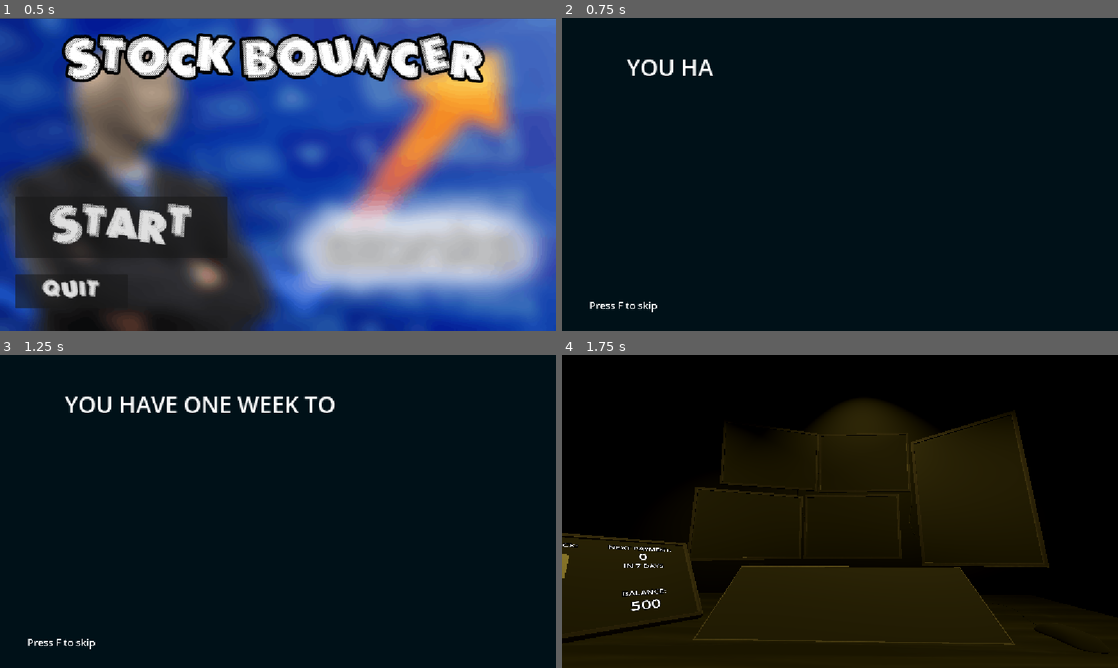
Above: before the commit, frames 1-4 (two rows, left to right).
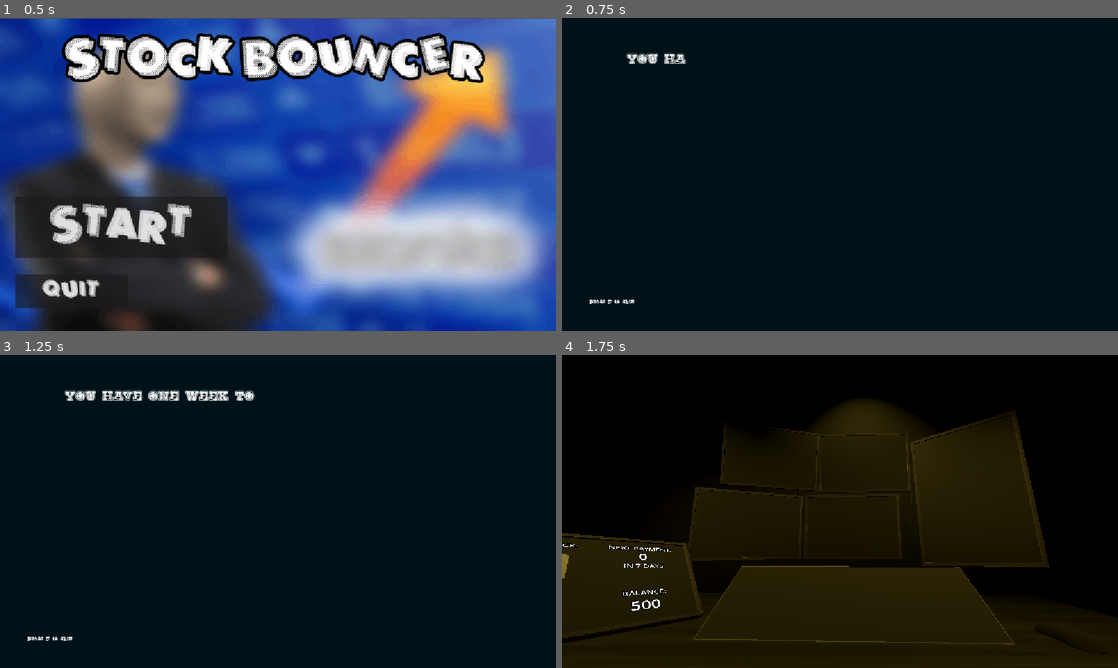
Above: after the commit, the same moments.

Repository: Lilly12568/Stockbouncer
Game: Godot game, scene res://mainmenu.tscn
The game is run twice, just before and just after one commit, with the same random seed, the same clock (stepped at 60 frames per second) and the same inputs. Sound files missing from this copy of the repository are replaced by a short silence.
Inputs (mouse positions are in pixels of both pictures, inside the frame that each line leads up to):
- Up to frame 1 (0.5 s): no input
- Up to frame 2 (0.75 s): click "START" at 0.5 s
- Up to frame 3 (1.25 s): no input
- Up to frame 4 (1.75 s): tap F at 1.25 s; move the mouse to (962, 495) at 1.27 s; hold F from 1.28 s (still down); click (962, 495) at 1.42 s

Frame 1 is identical in both runs. In frame 2, 0.8% of the frame differs, in the area x 4-28%, y 11-94%; in frame 3, 2.1%, in the area x 4-61%, y 11-94%; in frame 4, nothing differs.

Commit message:
add some fonts

Diff:
--- a/fail.tscn
+++ b/fail.tscn
@@ -2,11 +2,14 @@
 
 [ext_resource type="Script" uid="uid://c8jbdu331h73k" path="res://fail.gd" id="1_cxby8"]
 [ext_resource type="AudioStream" uid="uid://bagqk1iukflj7" path="res://Our.mp3" id="2_vc31e"]
+[ext_resource type="FontFile" uid="uid://6at3ks7im8dv" path="res://Scripts/ZeroCollege.ttf" id="3_vc31e"]
 
 [sub_resource type="LabelSettings" id="LabelSettings_0lw3l"]
+font = ExtResource("3_vc31e")
 font_size = 47
 
 [sub_resource type="LabelSettings" id="LabelSettings_lfxu0"]
+font = ExtResource("3_vc31e")
 font_size = 128
 
 [node name="Fail" type="Control" unique_id=1552101873]
@@ -59,6 +62,7 @@
 offset_top = 435.0
 offset_right = 648.0
 offset_bottom = 502.0
+theme_override_fonts/font = ExtResource("3_vc31e")
 theme_override_font_sizes/font_size = 43
 text = "QUIT"
 
--- a/introsequence.tscn
+++ b/introsequence.tscn
@@ -1,9 +1,11 @@
 [gd_scene format=3 uid="uid://ccvb20p1lyceh"]
 
 [ext_resource type="Script" uid="uid://dfyqdontb8flg" path="res://introsequence.gd" id="1_h3qyj"]
+[ext_resource type="FontFile" uid="uid://6at3ks7im8dv" path="res://Scripts/ZeroCollege.ttf" id="2_hicge"]
 [ext_resource type="AudioStream" uid="uid://bagqk1iukflj7" path="res://Our.mp3" id="2_y0p50"]
 
 [sub_resource type="LabelSettings" id="LabelSettings_lfxu0"]
+font = ExtResource("2_hicge")
 font_size = 47
 
 [node name="Introsequence" type="Control" unique_id=678262062]
--- a/quota_scene.gd
+++ b/quota_scene.gd
@@ -13,11 +13,11 @@
 
 
 var dialogue = [
-	"Guess who's back, kid.",
-	"I hope you scrounged up enough to pay me.",
-	"It's %a today, kid. Cough it up.",
-	"Smart kid. Don't get lazy, though.",
-	"I'll be back again soon."
+	"GUESS WHO'S BACK, KID.",
+	"I HOPE YOU SCROUNGED UP ENOUGH TO PAY ME.",
+	"IT'S %a TODAY, KID. COUGH IT UP.",
+	"SMART KID. DON'T GET LAZY, THOUGH.",
+	"I'LL BE BACK AGAIN SOON."
 ]
 
 
--- a/quota_scene.tscn
+++ b/quota_scene.tscn
@@ -2,8 +2,10 @@
 
 [ext_resource type="AudioStream" uid="uid://bagqk1iukflj7" path="res://Our.mp3" id="1_qlpp7"]
 [ext_resource type="Script" uid="uid://ckt6rrx5p28c1" path="res://quota_scene.gd" id="1_uxeub"]
+[ext_resource type="FontFile" uid="uid://6at3ks7im8dv" path="res://Scripts/ZeroCollege.ttf" id="2_70cy4"]
 
 [sub_resource type="LabelSettings" id="LabelSettings_uxeub"]
+font = ExtResource("2_70cy4")
 font_size = 47
 
 [node name="QuotaScene" type="Control" unique_id=1045139010]
